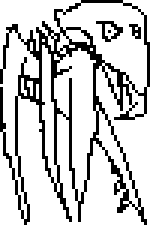
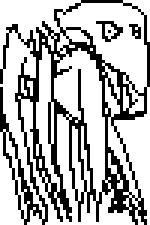
Comparing the layer stacks of the two 150×225 images. Changes:
removed layer "Ebene #3" over (3, 48, 147, 225)
added layer "InsektRechts_3" above "InsektRechts_2" over (3, 48, 147, 225)
added layer "InsektRechts_2" above "InsektRechts_1" over (3, 48, 147, 225)
added layer "InsektRechts_1" above "InsektRechts" over (3, 48, 147, 225)
renamed "Ebene #2" to "InsektBack", hid it, painted on it over (3, 48, 147, 225)
renamed "Ebene #1" to "InsektFront", hid it, painted on it over (3, 48, 147, 225)
